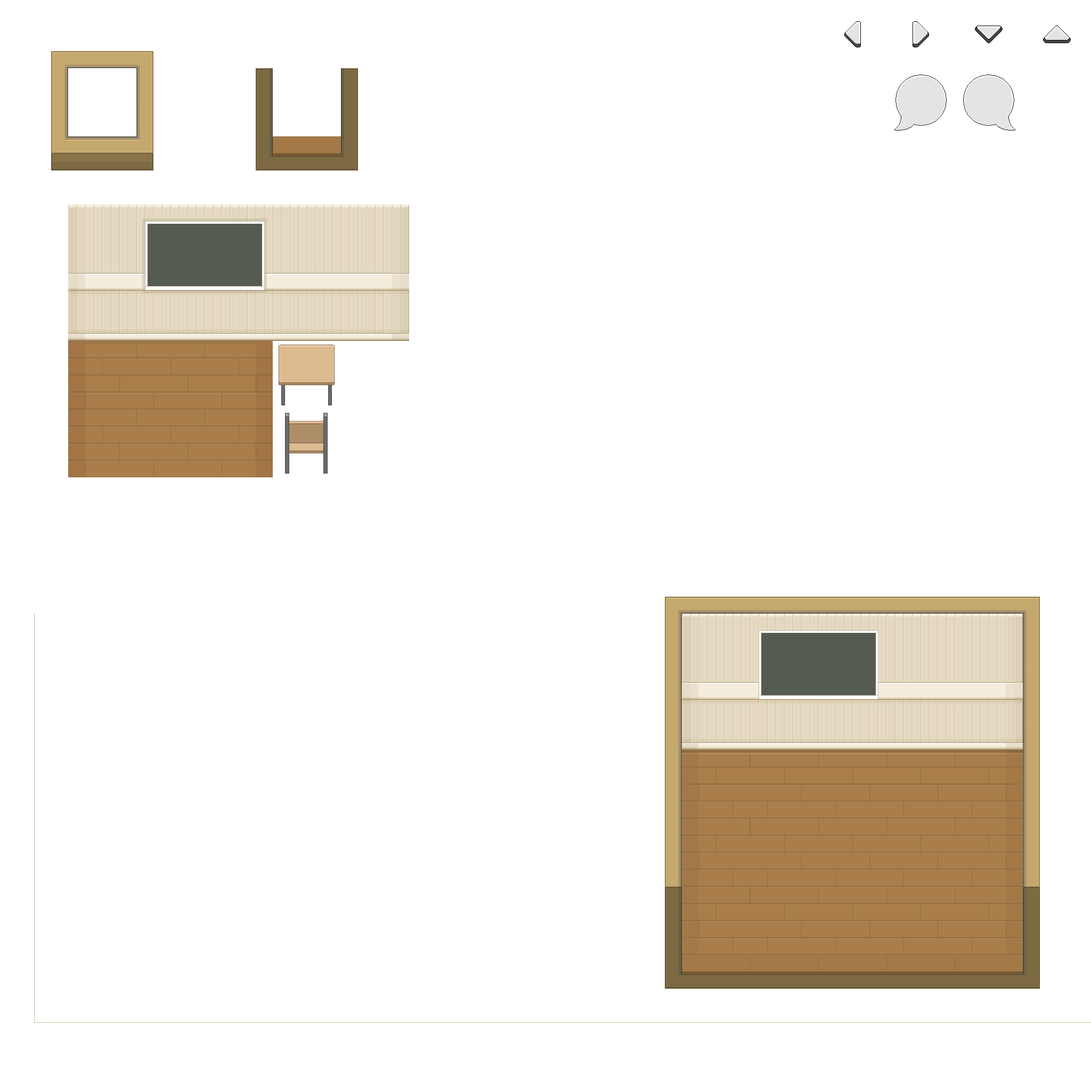
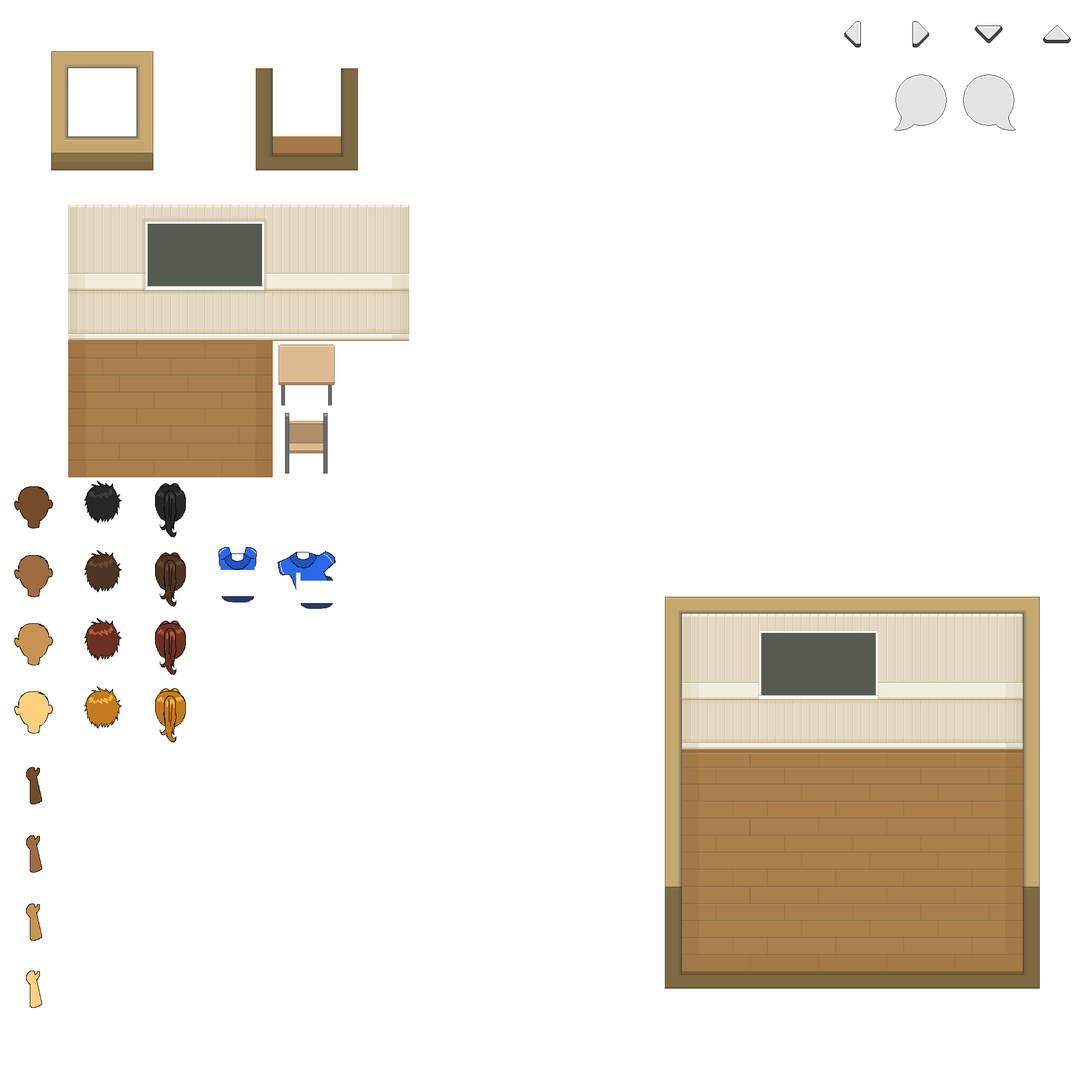
Before/after of a 1091 x 1091 layered artwork. What changed in the layer stack:
added layer "Hair" above "Heads" over left=84, top=480, right=187, bottom=743
added layer "Heads" above "chair" over left=14, top=486, right=54, bottom=734
added layer "shirt copy 2" above "TorsoDefault" over left=277, top=551, right=336, bottom=610
added layer "TorsoDefault" above "ArmsDefault" over left=218, top=547, right=257, bottom=603
added layer "ArmsDefault" above "Layer 9" over left=26, top=767, right=43, bottom=1009
painted on "Layer 9" over left=34, top=613, right=1091, bottom=1024
